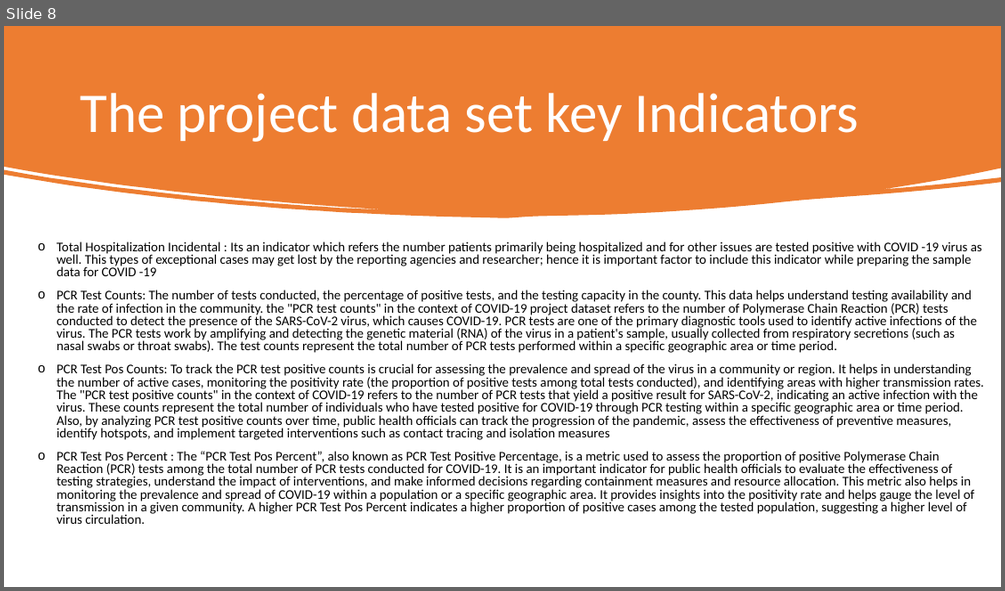
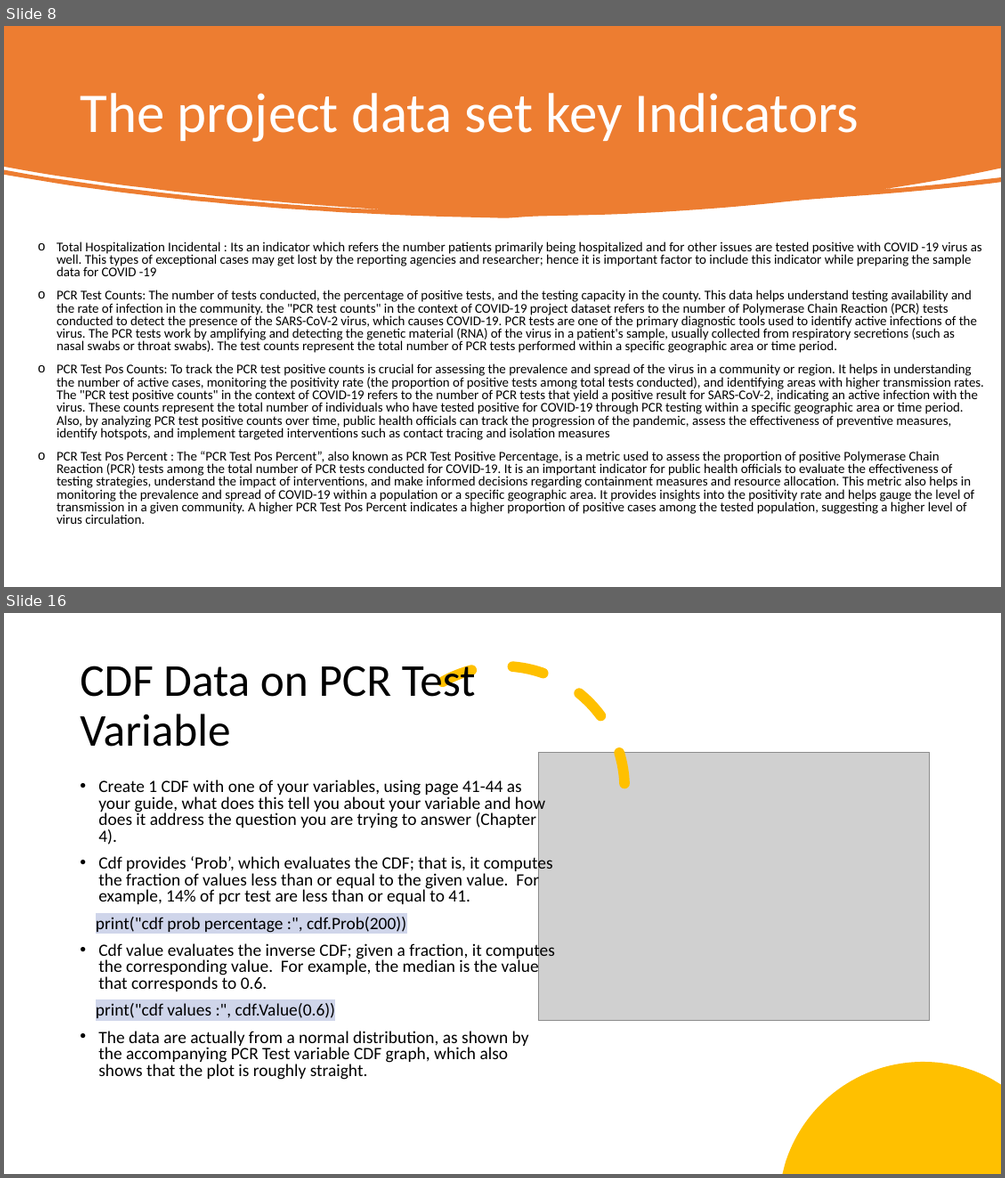
Before and after one commit to santoshgithub100/DSC530_TermEndProject, a slide deck: DC530 Term End Project.pptx. Shown one above the other, each under a label of ours: slide 8 before the commit, slides 8 and 16 after it; the slides between them are not shown. The pictures are 1005x591 and 1005x1178 pixels, drawn with LibreOffice and Linux fonts; fonts in the diff are those of the drawing; grey boxes stand for pictures. Boxes give left, top, right and bottom in pixels: in the first picture for what was removed or moved away, otherwise in the second. Text is boxed around its words. In the diff, an @@ line names an element or a change of style, - is before the commit and + after.

```diff
--- a/DC530 Term End Project.pptx
+++ b/DC530 Term End Project.pptx
@@ slide 16 added at (x1=4, y1=613, x2=1001, y2=1174), background #FFFFFF @@
@@ title added at (x1=80, y1=665, x2=476, y2=747), 44 pt, text #000000 @@
+CDF Data on PCR Test Variable
@@ arc (boxed as its full ellipse) added at (x1=380, y1=666, x2=624, y2=910), outline #FFC000 10 pt dashed @@
@@ picture added at (x1=539, y1=752, x2=929, y2=1021) @@
@@ text added at (x1=96, y1=779, x2=555, y2=1079), 16.6 pt, text #000000 @@
+• Create 1 CDF with one of your variables, using page 41-44 as your guide, what does this tell you about your variable and how does it address the question you are trying to answer (Chapter 4).
+• Cdf provides ‘Prob’, which evaluates the CDF; that is, it computes the fraction of values less than or equal to the given value. For example, 14% of pcr test are less than or equal to 41.
+print("cdf prob percentage :", cdf.Prob(200))
+• Cdf value evaluates the inverse CDF; given a fraction, it computes the corresponding value. For example, the median is the value that corresponds to 0.6.
+print("cdf values :", cdf.Value(0.6))
+• The data are actually from a normal distribution, as shown by the accompanying PCR Test variable CDF graph, which also shows that the plot is roughly straight.
@@ freeform shape added at (x1=783, y1=1062, x2=1001, y2=1174), fill #FFC000 @@
```
Also in this commit, not shown: 7 slides changed, 7 other slides added, 1 slide removed.
